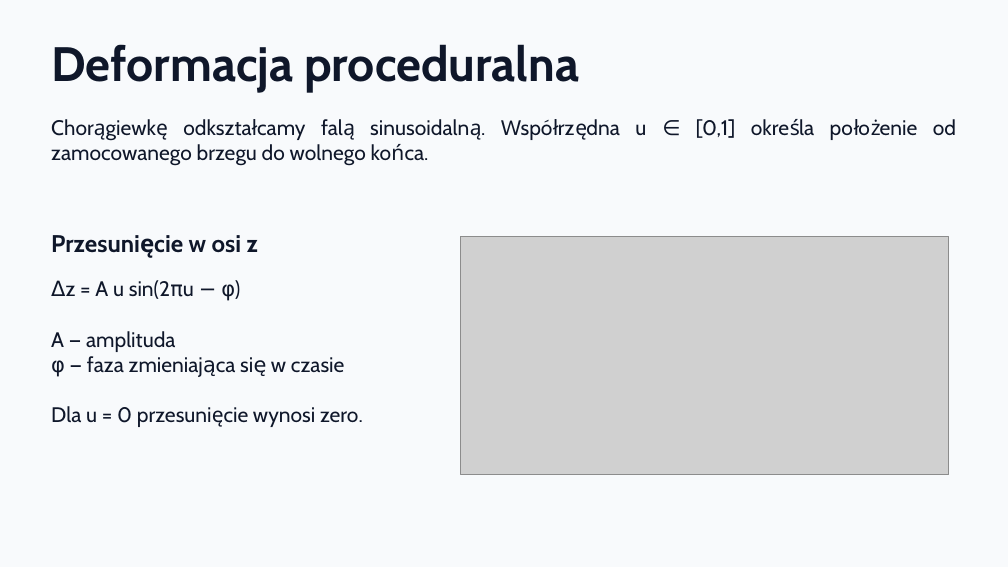
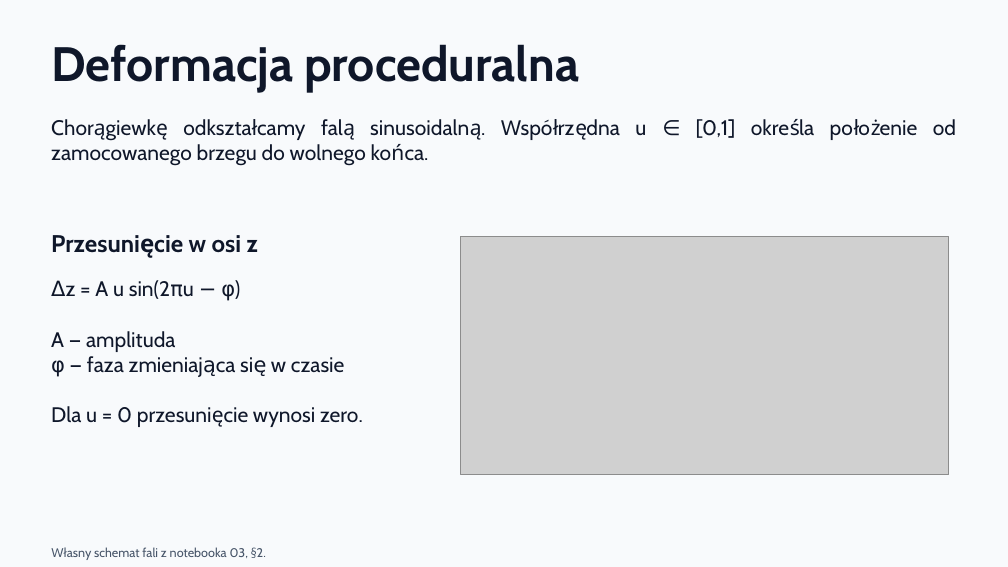
Before and after one commit to KajetanOzog/lab_6, a slide deck: slide 40 of prezentacja.pptx. Drawn at 1008x567 pixels with LibreOffice and Linux fonts; fonts in the diff are those of the drawing; grey boxes stand for pictures. Boxes give left, top, right and bottom in pixels: in the first picture for what was removed or moved away, otherwise in the second. Text is boxed around its words. In the diff, an @@ line names an element or a change of style, - is before the commit and + after.

```diff
--- a/prezentacja.pptx
+++ b/prezentacja.pptx
@@ text added at <box>94,547,266,558</box>, 12 pt, text #475569 @@
+Własny schemat fali z notebooka 03, §2.
```
Also in this commit, not shown: 16 other slides changed, 3 other files.
